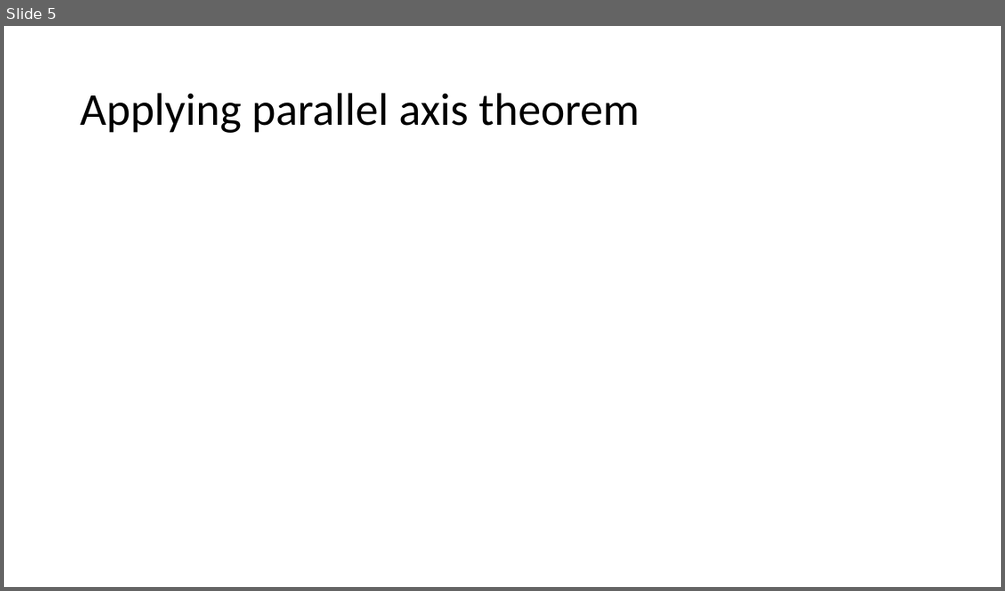
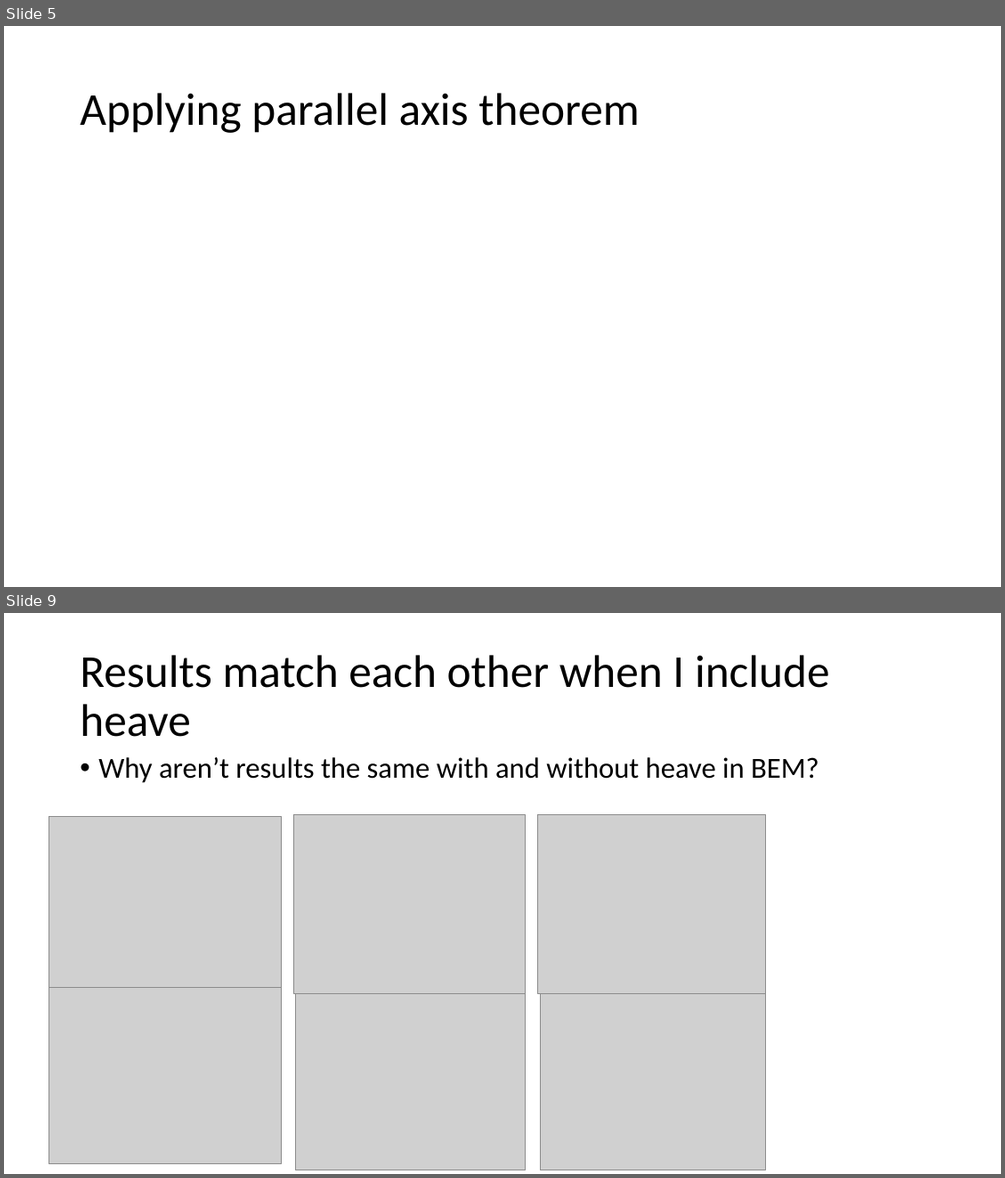
Before and after one commit to jtgrasb/WecOptTool, a slide deck: examples/attenuatorInWOT.pptx. Shown one above the other, each under a label of ours: slide 5 before the commit, slides 5 and 9 after it; the slides between them are not shown. The pictures are 1005x591 and 1005x1178 pixels, drawn with LibreOffice and Linux fonts; fonts in the diff are those of the drawing; grey boxes stand for pictures. Boxes give left, top, right and bottom in pixels: in the first picture for what was removed or moved away, otherwise in the second. Text is boxed around its words. In the diff, an @@ line names an element or a change of style, - is before the commit and + after.

```diff
--- a/examples/attenuatorInWOT.pptx
+++ b/examples/attenuatorInWOT.pptx
@@ slide 9 added at bbox=[4, 613, 1001, 1174], background #FFFFFF @@
@@ title added at bbox=[80, 655, 830, 737], 44 pt, text #000000 @@
+Results match each other when I include heave
@@ text added at bbox=[98, 757, 819, 783], 28 pt, text #000000 @@
+• Why aren’t results the same with and without heave in BEM?
@@ picture added at bbox=[48, 817, 281, 994] @@
@@ picture added at bbox=[293, 815, 526, 993] @@
@@ picture added at bbox=[538, 815, 766, 993] @@
@@ picture added at bbox=[48, 987, 281, 1163] @@
@@ picture added at bbox=[296, 994, 526, 1170] @@
@@ picture added at bbox=[540, 994, 766, 1170] @@
```
Also in this commit, not shown: 13 other slides added, 1 slide removed, 23 other files.
